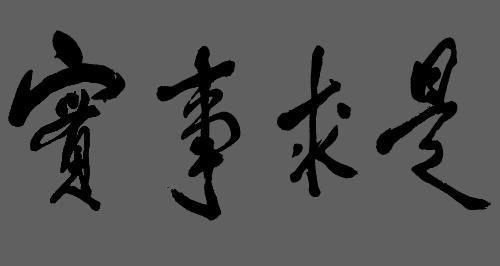
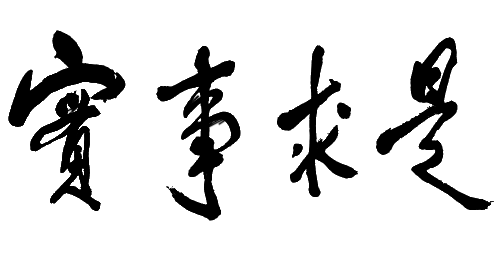
The second 500x266 image is a revision of the first. Changes to its layers:
painted on "Layer 1" over [left=55, top=86, right=494, bottom=210]
hid "Layer 2", painted on it over [left=0, top=0, right=500, bottom=266]
